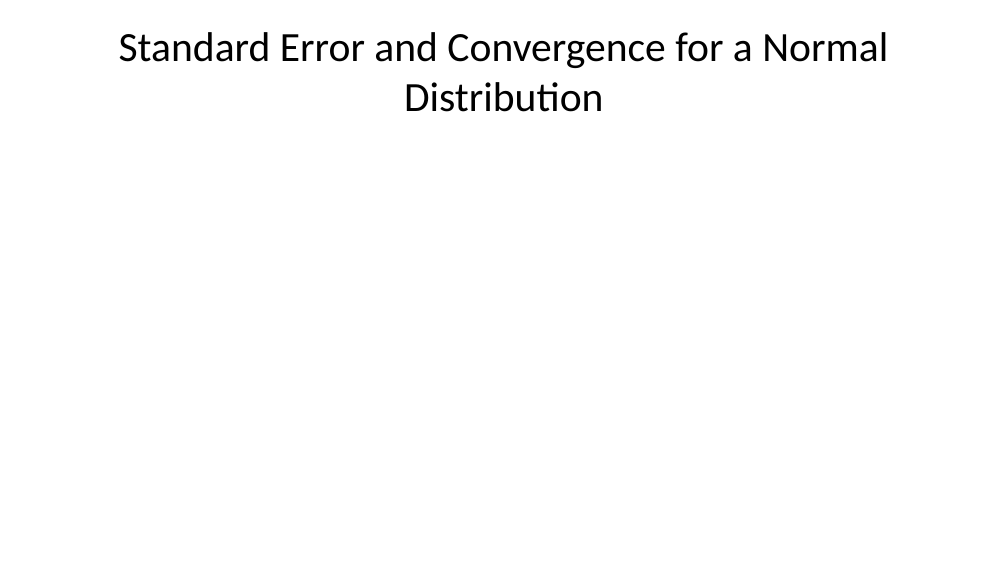
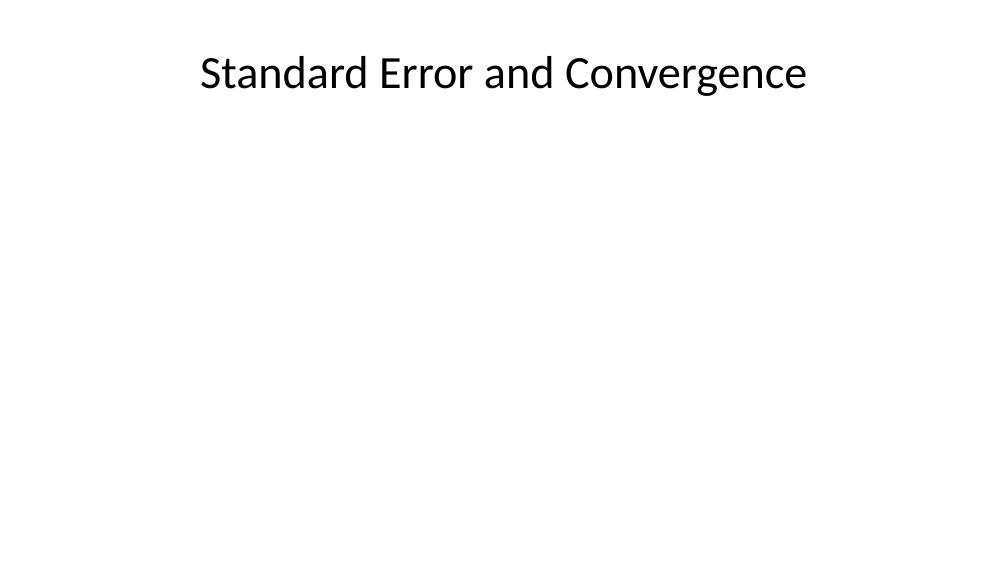
Before and after one commit to StephenElston/CSCI-E-83, a slide deck: slide 26 of LectureSlides/04_SamplingAndSimulation.pptx. Drawn at 1008x567 pixels with LibreOffice and Linux fonts; fonts in the diff are those of the drawing; grey boxes stand for pictures. Boxes give left, top, right and bottom in pixels: in the first picture for what was removed or moved away, otherwise in the second. Text is boxed around its words. In the diff, an @@ line names an element or a change of style, - is before the commit and + after.

Commit message:
Numerous improvements and typo corrections to slides

```diff
--- a/LectureSlides/04_SamplingAndSimulation.pptx
+++ b/LectureSlides/04_SamplingAndSimulation.pptx
@@ title at box(200, 56, 807, 96): text changed; size 29.7 to 33 pt @@
-Standard Error and Convergence for a Normal Distribution
+Standard Error and Convergence
```
Also in this commit, not shown: 27 other slides changed.
